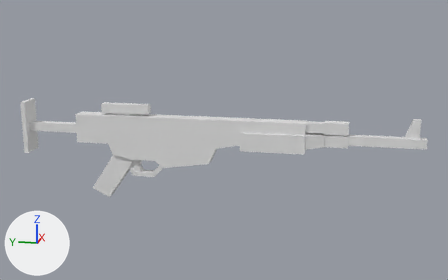
The Blender file resources/models/blasters/a280c/A280C.blend: old version first, new version second.
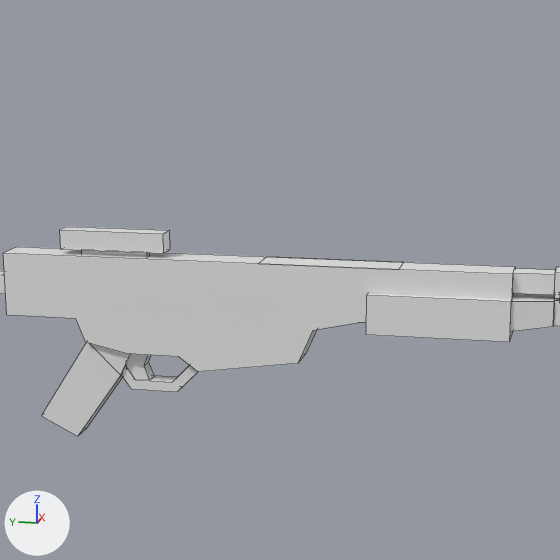
Each version is shown whole from a 50 mm camera at (-9.83, -3.32, 2.96) aimed at (0.05, -1.35, 0.49), then close up on the part from 17% to 73% of the width and 0% to 90% of the height. The axes (+X, +Y, +Z) are drawn at lower left. The lights are the same throughout. The close-ups show mesh edges as thin lines. Materials are left out; every surface is plain grey.

The first close-up shows 'A280C'.
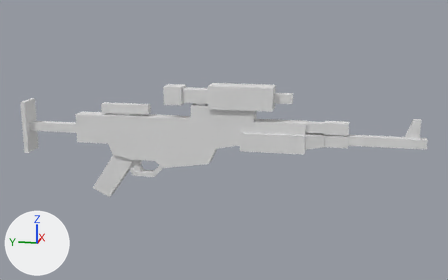
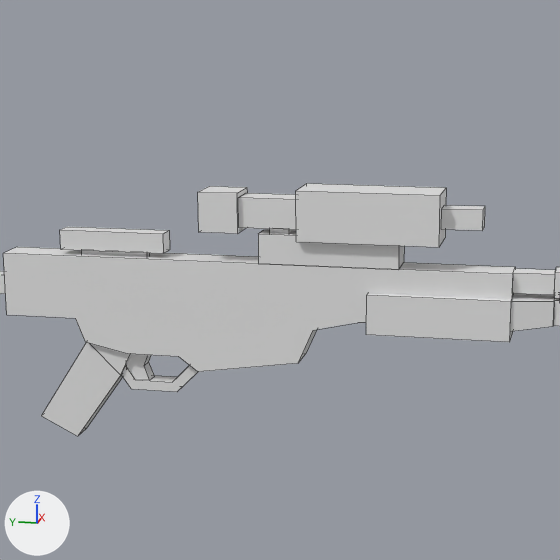
The change, as a list of edits to the scene's bpy script:
```text
Change ob_scope1:
    remove ob_scope1.hide_set(True)
```

Pixel boxes [x1, y1, x2, y2] of what changed, in the close-ups (560 x 560 px):
'Scope1', shown: after [198, 183, 485, 270]
